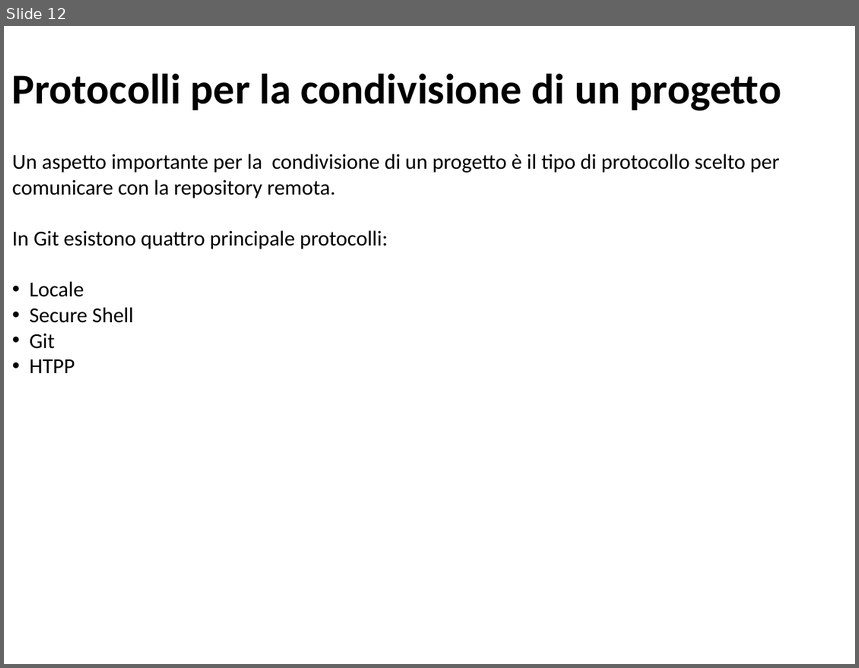
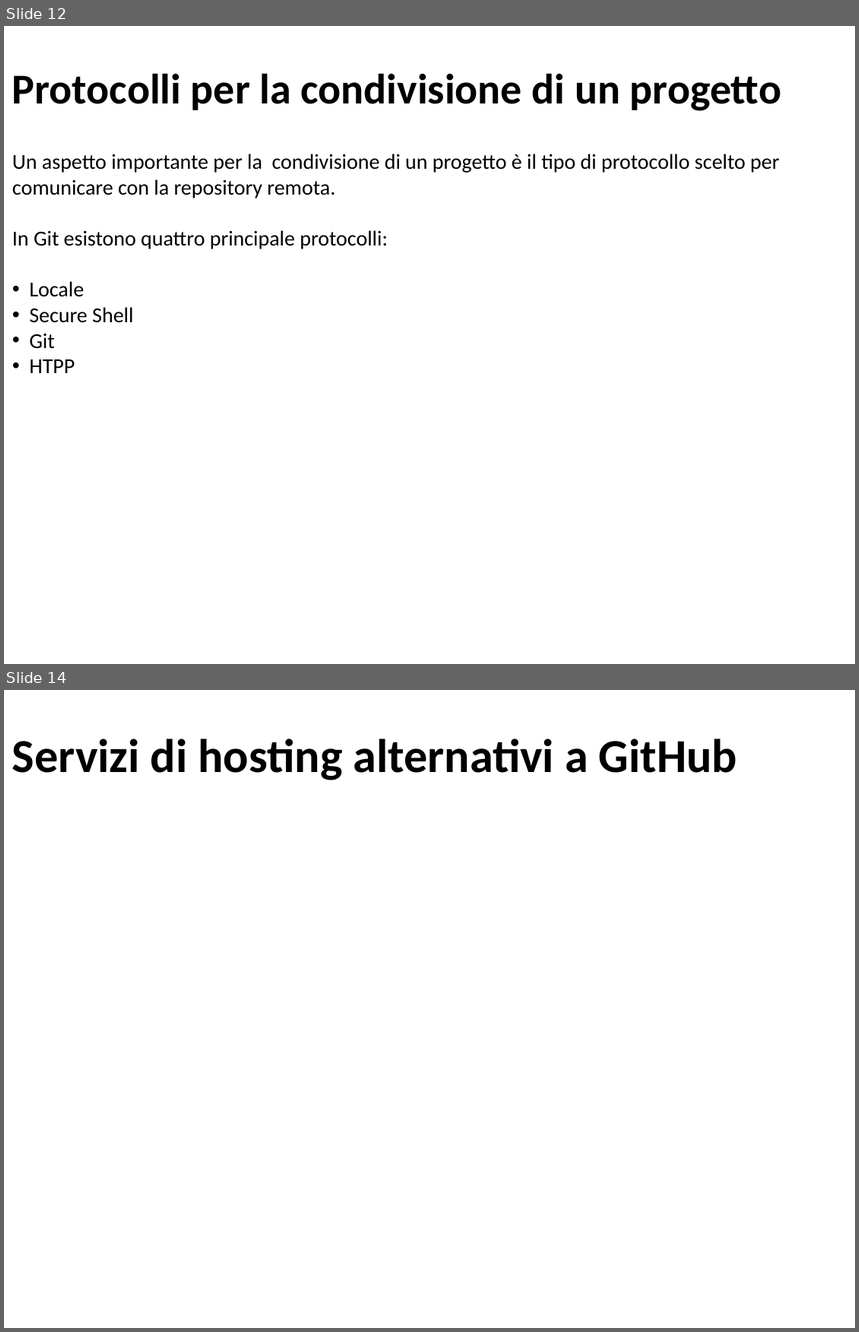
Before and after one commit to IlPep/PresentazioneLaurea, a slide deck: Presentazione tesi.pptx. Shown one above the other, each under a label of ours: slide 12 before the commit, slides 12 and 14 after it; the slides between them are not shown. The pictures are 859x668 and 859x1332 pixels, drawn with LibreOffice and Linux fonts; fonts in the diff are those of the drawing. Boxes give left, top, right and bottom in pixels: in the first picture for what was removed or moved away, otherwise in the second. Text is boxed around its words. In the diff, an @@ line names an element or a change of style, - is before the commit and + after.

```diff
--- a/Presentazione tesi.pptx
+++ b/Presentazione tesi.pptx
@@ slide 14 added at (x1=4, y1=690, x2=855, y2=1328), background #FFFFFF @@
@@ text added at (x1=12, y1=739, x2=737, y2=780), 40 pt, text #000000, bold @@
+Servizi di hosting alternativi a GitHub
```
Also in this commit, not shown: 2 other slides added, 1 slide removed.
